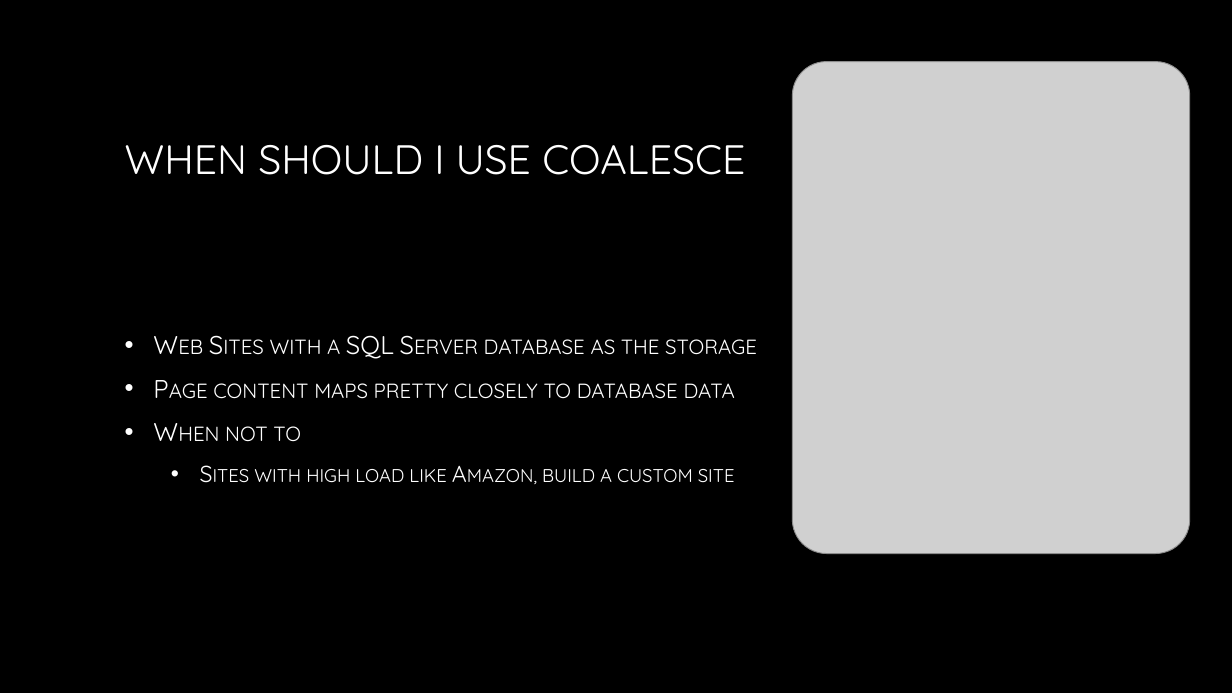
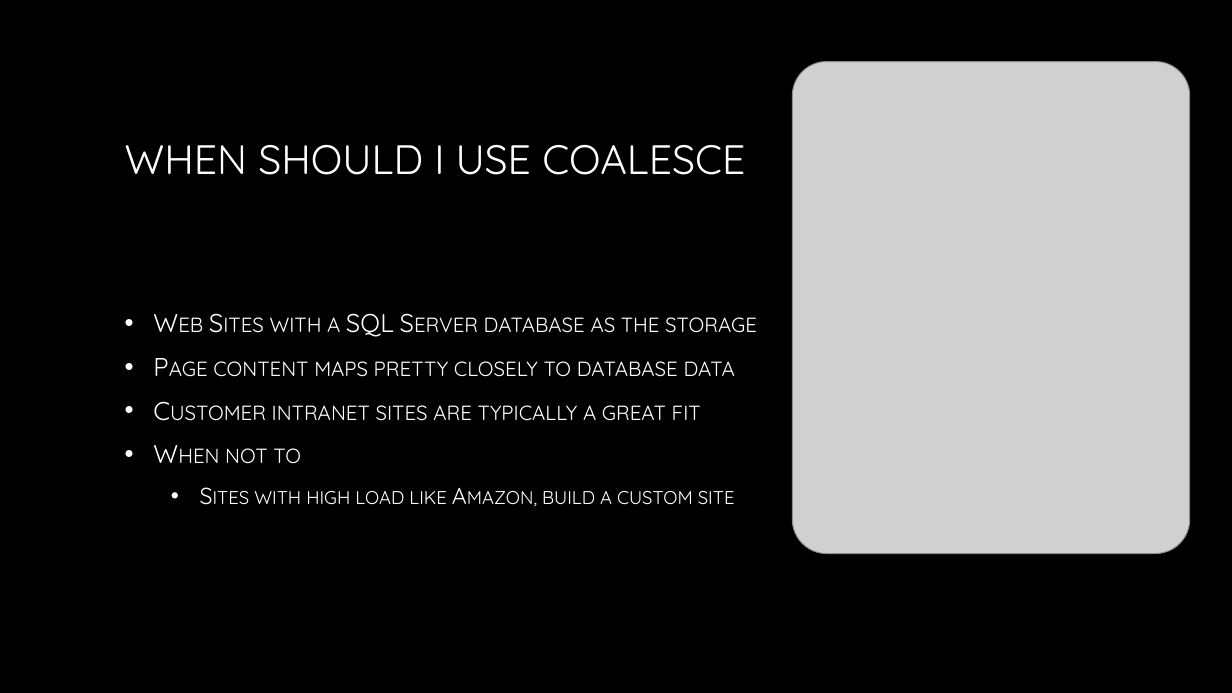
Before and after one commit to IntelliTect/Coalesce, a slide deck: slide 8 of Coalesce Diagrams.pptx. Drawn at 1232x693 pixels with LibreOffice and Linux fonts; fonts in the diff are those of the drawing; grey boxes stand for pictures; background and template pictures are left out. Boxes give left, top, right and bottom in pixels: in the first picture for what was removed or moved away, otherwise in the second. Text is boxed around its words. In the diff, an @@ line names an element or a change of style, - is before the commit and + after.

Commit message:
PPT updates.

```diff
--- a/Coalesce Diagrams.pptx
+++ b/Coalesce Diagrams.pptx
@@ text at box(272, 405, 701, 421): paragraph added @@
+• Customer intranet sites are typically a great fit
```
Also in this commit, not shown: 5 other slides changed, 1 slide added.
